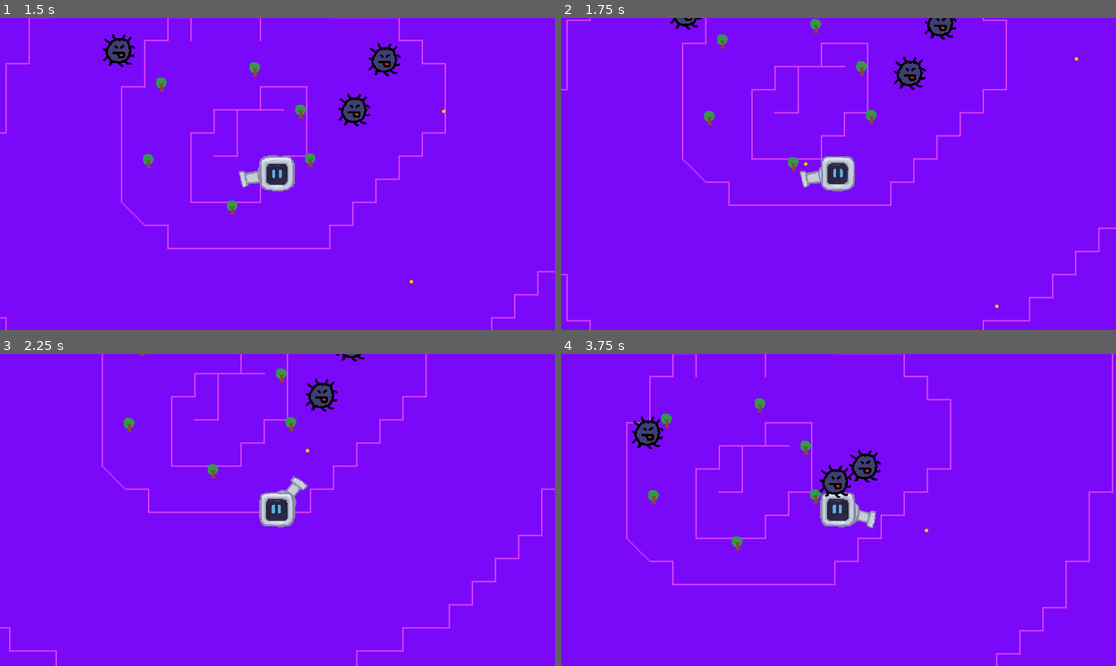
Above: before the commit, frames 1-4 (two rows, left to right).
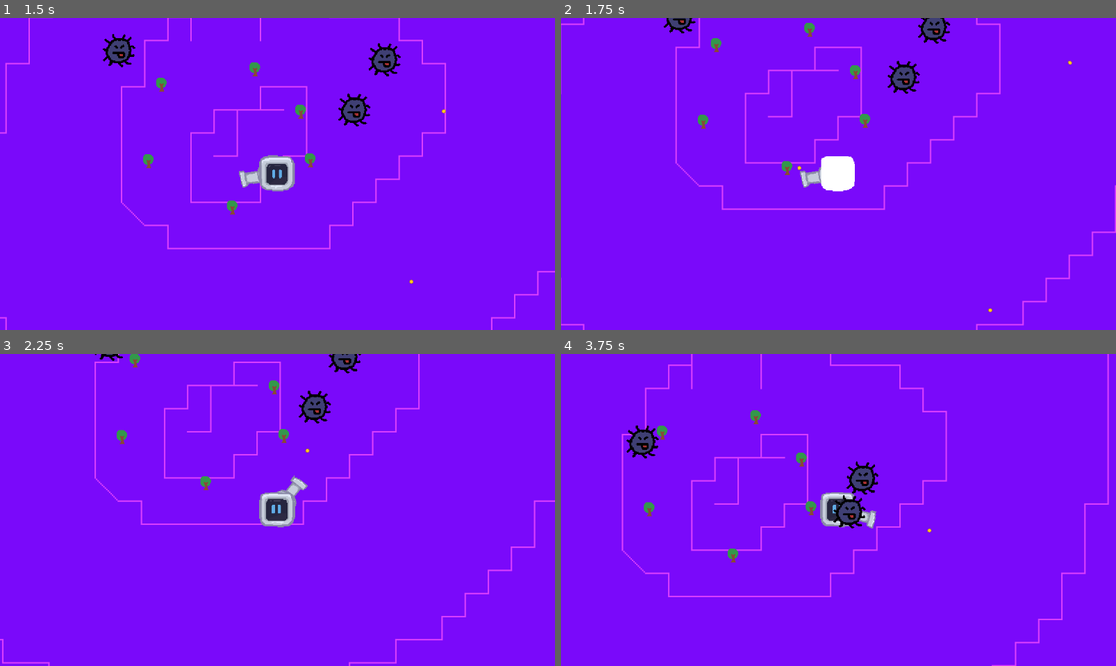
Above: after the commit, the same moments.

Repository: kaminaryu/um-gamejam
Game: Godot game, scene res://assets/Placeholder/main.tscn
Two runs of this game, one before a commit and one after it. Both use one fixed random seed, a clock stepped at 60 frames per second and the inputs below.
Inputs (mouse positions are in pixels of both pictures, inside the frame that each line leads up to):
- Up to frame 1 (1.5 s): tap Enter at 0.5 s; move the mouse to (399, 158) at 0.52 s; press the mouse at (399, 158) at 0.53 s; hold D (move_right) 0.53-1.28 s; move the mouse to (166, 189) at 1.27 s; release the mouse at (166, 189) at 1.28 s; hold S (move_down) from 1.28 s (still down); tap Shift (dash) at 1.35 s
- Up to frame 2 (1.75 s): keep holding S (move_down); click (727, 189) at 1.55 s
- Up to frame 3 (2.25 s): move the mouse to (333, 441) at 2.02 s; release S (move_down) at 2.03 s; press the mouse at (333, 441) at 2.03 s; hold D (move_right) from 2.03 s (still down)
- Up to frame 4 (3.75 s): move the mouse to (810, 572) at 2.77 s; release D (move_right) at 2.78 s; release the mouse at (810, 572) at 2.78 s; hold W (move_up) 2.78-3.53 s; tap Enter at 2.85 s; click (810, 572) at 3.05 s; move the mouse to (1005, 556) at 3.52 s; press the mouse at (1005, 556) at 3.53 s; hold A (move_left) from 3.53 s (still down); tap F at 3.6 s

Frame 1 is identical in both runs. In frame 2, 5.7% of the frame differs, in the area x 0-100%, y 0-100%; in frame 3, 4.5%; in frame 4, 6.4%, in the area x 10-100%, y 0-100%.

Commit message:
added player hurt

Diff:
--- a/src/enemy/enemy_components/damageable_component.gd
+++ b/src/enemy/enemy_components/damageable_component.gd
@@ -2,7 +2,7 @@
 extends Node2D
 
 @export var nudge_distance: float = 15.0
-var parent: Enemy
+var parent: CharacterBody2D
 
 func _ready():
 	parent = get_parent()
--- a/src/mechanism/shooting/bullet.gd
+++ b/src/mechanism/shooting/bullet.gd
@@ -16,6 +16,7 @@
 		var collider = collision.get_collider()
 		var normal = collision.get_normal()
 
+		print(collider)
 		# Handle Damage & Visuals
 		if collider.has_node("DamageableComponent"):
 			var component = collider.get_node("DamageableComponent")
--- a/src/mechanism/shooting/bullet.tscn
+++ b/src/mechanism/shooting/bullet.tscn
@@ -8,7 +8,7 @@
 
 [node name="Bullet" type="CharacterBody2D" groups=["Bullet"]]
 collision_layer = 8
-collision_mask = 5
+collision_mask = 7
 script = ExtResource("1_fa3oe")
 max_bounces = 2
 
--- a/src/player/player.gd
+++ b/src/player/player.gd
@@ -1,10 +1,14 @@
 extends CharacterBody2D
 
+const MAX_HEALTH := 100
 const SPEED := 200
 const DASH_MULTIPLIER := 3
 
 var dash_mult := 1.0
+var current_health: int
 
+func _ready():
+	current_health = MAX_HEALTH
 
 func _physics_process(delta: float) -> void :
 	handle_movement(delta)
@@ -24,3 +28,14 @@
 
 	velocity = direction.normalized() * SPEED * dash_mult
 	move_and_slide()
+
+func take_damage(dmg: int):
+	current_health -= dmg
+	if current_health <= 0:
+		die()
+
+func die():
+	death.emit()
+	queue_free()
+
+signal death
--- a/src/player/player.tscn
+++ b/src/player/player.tscn
@@ -1,5 +1,6 @@
-[gd_scene load_steps=12 format=3 uid="uid://c8qw7ykpxrqo0"]
+[gd_scene load_steps=13 format=3 uid="uid://c8qw7ykpxrqo0"]
 
+[ext_resource type="Script" uid="uid://ddggcu105usen" path="res://src/enemy/enemy_components/damageable_component.gd" id="1_mf2ua"]
 [ext_resource type="Script" uid="uid://8326h0bgf0cn" path="res://src/player/player.gd" id="1_rxibo"]
 [ext_resource type="Texture2D" uid="uid://djvdicttabypj" path="res://assets/Placeholder/player_spritesheet.png" id="2_mf2ua"]
 [ext_resource type="PackedScene" uid="uid://bkuhk6i3067lk" path="res://src/mechanism/mechanism_handler.tscn" id="3_mf2ua"]
@@ -85,6 +86,7 @@
 size = Vector2(64, 64)
 
 [node name="Player" type="CharacterBody2D"]
+collision_layer = 2
 script = ExtResource("1_rxibo")
 
 [node name="Sprite2D" type="AnimatedSprite2D" parent="."]
@@ -101,3 +103,6 @@
 [node name="Camera2D" type="Camera2D" parent="."]
 
 [node name="MechanismHandler" parent="." instance=ExtResource("3_mf2ua")]
+
+[node name="DamageableComponent" type="Node2D" parent="."]
+script = ExtResource("1_mf2ua")
